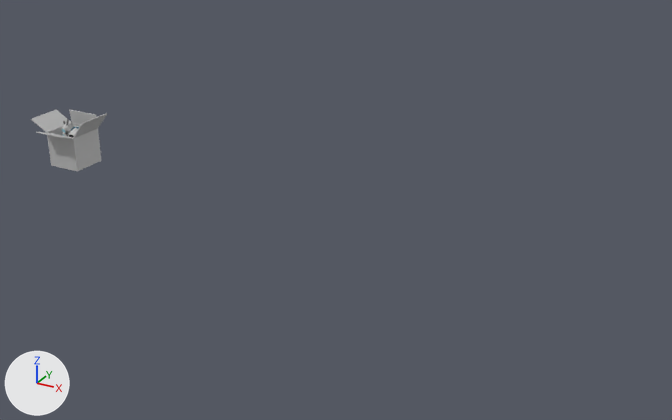
Two versions of the FBX model Asynchrone/Assets/3D/2.Etage_1/carton ouvert piece.fbx, one commit apart.
The view is the same before and after, from a camera (50 mm lens) standing at (5.15, -18.55, 9.62) and looking at (-4.96, -0.16, 0.43). The lights are fixed; the arrows at lower left show +X, +Y and +Z. Where no turn or scale is listed for an object, it has been applied to the vertices. Vertices at the same position are counted once.

Objects in the first picture: 'carton_ouvert_piece'.
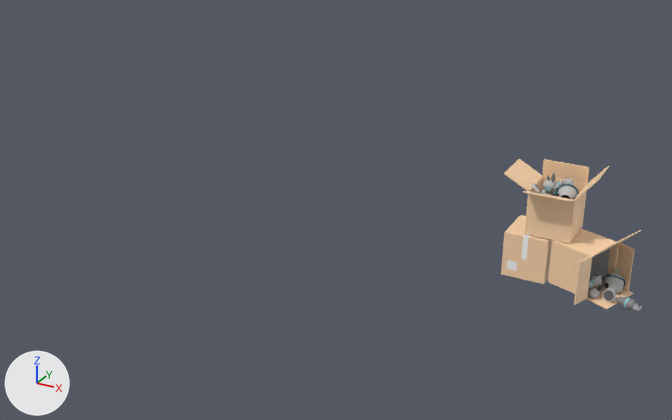
Changed parts and their boxes [x1, y1, x2, y2] in the pictures (672 x 420 px; the box of a moved part takes in the faces that stretch with it):
'carton_ouvert_piece', reshaped, moved: before [31, 110, 107, 171]; after [501, 159, 642, 311]
part 1 of me_mesh, moved or reshaped (not visible afterwards): before [62, 124, 72, 133]
part 2 of me_mesh, moved or reshaped (not visible before): after [589, 288, 599, 299]
part 3 of me_mesh, moved or reshaped: before [31, 110, 72, 133]; after [504, 159, 543, 191]
part 4 of me_mesh, moved or reshaped: before [68, 128, 78, 138]; after [557, 185, 577, 199]
part 5 of me_mesh, moved or reshaped (not visible before): after [556, 184, 579, 195]
part 6 of me_mesh, moved or reshaped: before [73, 113, 107, 139]; after [574, 166, 609, 200]
part 7 of me_mesh, moved or reshaped: before [69, 110, 96, 124]; after [543, 159, 589, 184]
part 8 of me_mesh, moved or reshaped (not visible before): after [543, 179, 557, 192]
part 9 of me_mesh, rebuilt (11% wider, 57% taller): before [37, 123, 101, 171]; after [548, 229, 619, 305]
part 10 of me_mesh, added (beige): after [501, 176, 642, 311]

The change, as a list of edits to the scene's bpy script:
```text
Add mat_marron:
    mat_marron = principled_material('marron')
    mat_marron.base_color = (1.0, 0.692, 0.431)  # beige #ffd9af
Add mat_blanc1:
    mat_blanc1 = principled_material('blanc1')
    mat_blanc1.base_color = (1.0, 1.0, 1.0)  # white #ffffff
Add mat_pasted__gris_foncéé:
    mat_pasted__gris_foncéé = principled_material('pasted__gris_foncéé')
    mat_pasted__gris_foncéé.base_color = (0.118, 0.118, 0.118)  # dark grey #606060
Add mat_blanc:
    mat_blanc = principled_material('blanc')
    mat_blanc.base_color = (1.0, 1.0, 1.0)  # white #ffffff
Add mat_pasted__gris_foncé2:
    mat_pasted__gris_foncé2 = principled_material('pasted__gris_foncé2')
    mat_pasted__gris_foncé2.base_color = (0.237, 0.237, 0.237)  # grey #868686
Change me_mesh:
    used by ob_carton_ouvert_piece; location = (-13.7, -0.17, 0.78)
    remove me_mesh.from_pydata(...)  # 4450 vertices, 4902 faces; spans x -0.99..0.99, y -0.72..0.7, z -0.76..0.76
    add me_mesh.from_pydata(...)  # 9428 vertices, 10424 faces; spans x -1.65..1.6, y -0.88..0.88, z -1.18..1.4
    me_mesh part 1: the loose piece of 426 vertices spanning x -0.24..0.06, y 0.0..0.26, z 0.15..0.42 is multiplied about its middle by the matrix ((-0.397, 0.734, -0.551), (-0.108, 0.559, 0.822), (0.912, 0.386, -0.142)), then moved by (0.38, -0.26, -1.2)
    me_mesh part 2: the loose piece of 142 vertices spanning x -0.38..-0.17, y 0.06..0.28, z -0.19..0.03 is multiplied about its middle by the matrix ((-0.397, 0.734, -0.551), (-0.108, 0.559, 0.822), (0.912, 0.386, -0.142)), then moved by (0.86, -0.56, -0.93)
    me_mesh part 3: the loose piece of 8 vertices spanning x -0.99..-0.4, y -0.33..0.67, z 0.23..0.56 is moved by (-0.66, 0.19, 0.64), in mat_marron (beige #ffd9af)
    me_mesh part 4: the loose piece of 462 vertices spanning x 0.1..0.52, y -0.22..0.42, z -0.06..0.36 is moved by (-0.66, 0.19, 0.64)
    me_mesh part 5: the loose piece of 100 vertices spanning x 0.06..0.55, y 0.08..0.15, z -0.09..0.4 is moved by (-0.66, 0.19, 0.64)
    me_mesh part 6: the loose piece of 8 vertices spanning x 0.56..0.99, y -0.33..0.67, z 0.23..0.76 is moved by (-0.66, 0.19, 0.64), in mat_marron (beige #ffd9af)
    me_mesh part 7: the loose piece of 8 vertices spanning x -0.42..0.58, y 0.63..0.7, z 0.24..0.65 is moved by (-0.66, 0.19, 0.64), in mat_marron (beige #ffd9af)
    me_mesh part 8: the loose piece of 426 vertices spanning x -0.32..-0.05, y 0.34..0.6, z -0.14..0.16 is multiplied about its middle by the matrix ((-0.9, 0.092, 0.427), (0.289, 0.859, 0.423), (-0.327, 0.504, -0.799)), then moved by (-0.57, -0.15, 0.9)
    me_mesh part 9: the loose piece of 22 vertices spanning x -0.42..0.58, y -0.72..0.67, z -0.76..0.39 is rebuilt with 22 vertices and now spans x -0.46..0.82, y -0.88..0.78, z -1.13..-0.13
    me_mesh part 10: 5284 vertices added at x -1.51..1.6, y -0.67..0.86, z -1.18..1.09
    add me_mesh.materials.append(mat_pasted__gris_foncé2)  # grey #868686
    add me_mesh.materials.append(mat_pasted__gris_foncéé)  # dark grey #606060
    add me_mesh.materials.append(mat_marron)  # beige #ffd9af
    add me_mesh.materials.append(mat_blanc)  # white #ffffff
    add me_mesh.materials.append(mat_blanc1)  # white #ffffff
Change ob_carton_ouvert_piece:
    ob_carton_ouvert_piece.location: (-13.7, -0.17, 0.78) -> (0.98, -0.36, 1.13)
```
